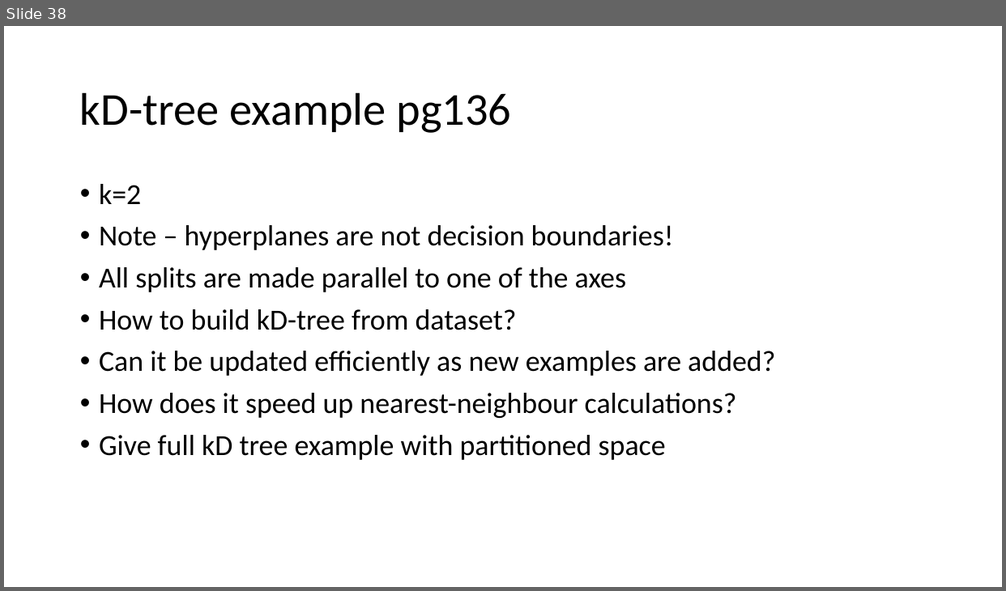
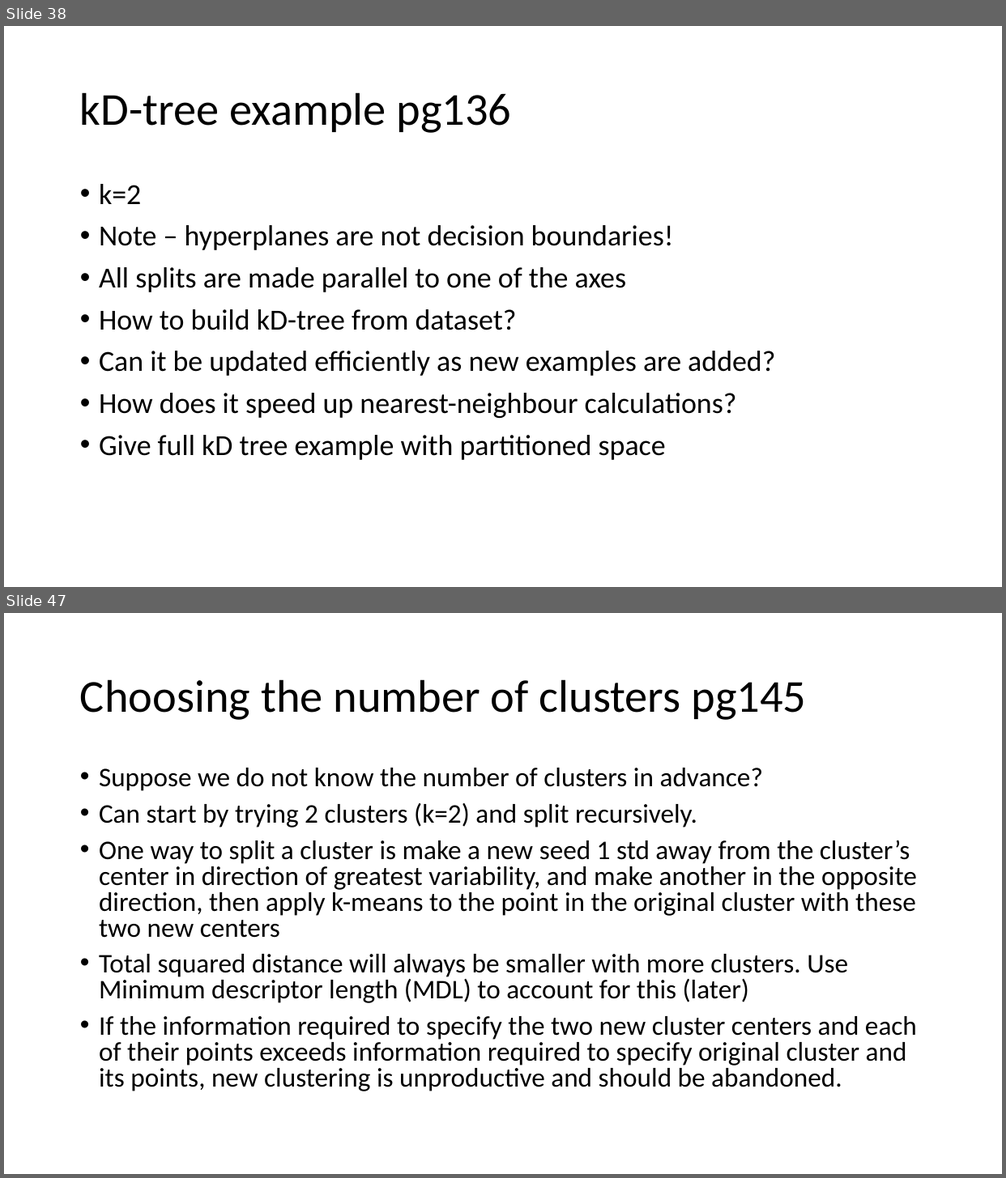
Before and after one commit to russellu/cs405, a slide deck: Lecture_Algorithms.pptx. Shown one above the other, each under a label of ours: slide 38 before the commit, slides 38 and 47 after it; the slides between them are not shown. The pictures are 1006x591 and 1006x1178 pixels, drawn with LibreOffice and Linux fonts; fonts in the diff are those of the drawing. Boxes give left, top, right and bottom in pixels: in the first picture for what was removed or moved away, otherwise in the second. Text is boxed around its words. In the diff, an @@ line names an element or a change of style, - is before the commit and + after.

```diff
--- a/Lecture_Algorithms.pptx
+++ b/Lecture_Algorithms.pptx
@@ slide 47 added at (4,613,1002,1174), background #FFFFFF @@
@@ title added at (80,679,806,720), 44 pt, text #000000 @@
+Choosing the number of clusters pg145
@@ text added at (99,768,917,1092), 25.9 pt, text #000000 @@
+• Suppose we do not know the number of clusters in advance?
+• Can start by trying 2 clusters (k=2) and split recursively.
+• One way to split a cluster is make a new seed 1 std away from the cluster’s center in direction of greatest variability, and make another in the opposite direction, then apply k-means to the point in the original cluster with these two new centers
+• Total squared distance will always be smaller with more clusters. Use Minimum descriptor length (MDL) to account for this (later)
+• If the information required to specify the two new cluster centers and each of their points exceeds information required to specify original cluster and its points, new clustering is unproductive and should be abandoned.
```
Also in this commit, not shown: 2 slides changed, 16 other slides added.
